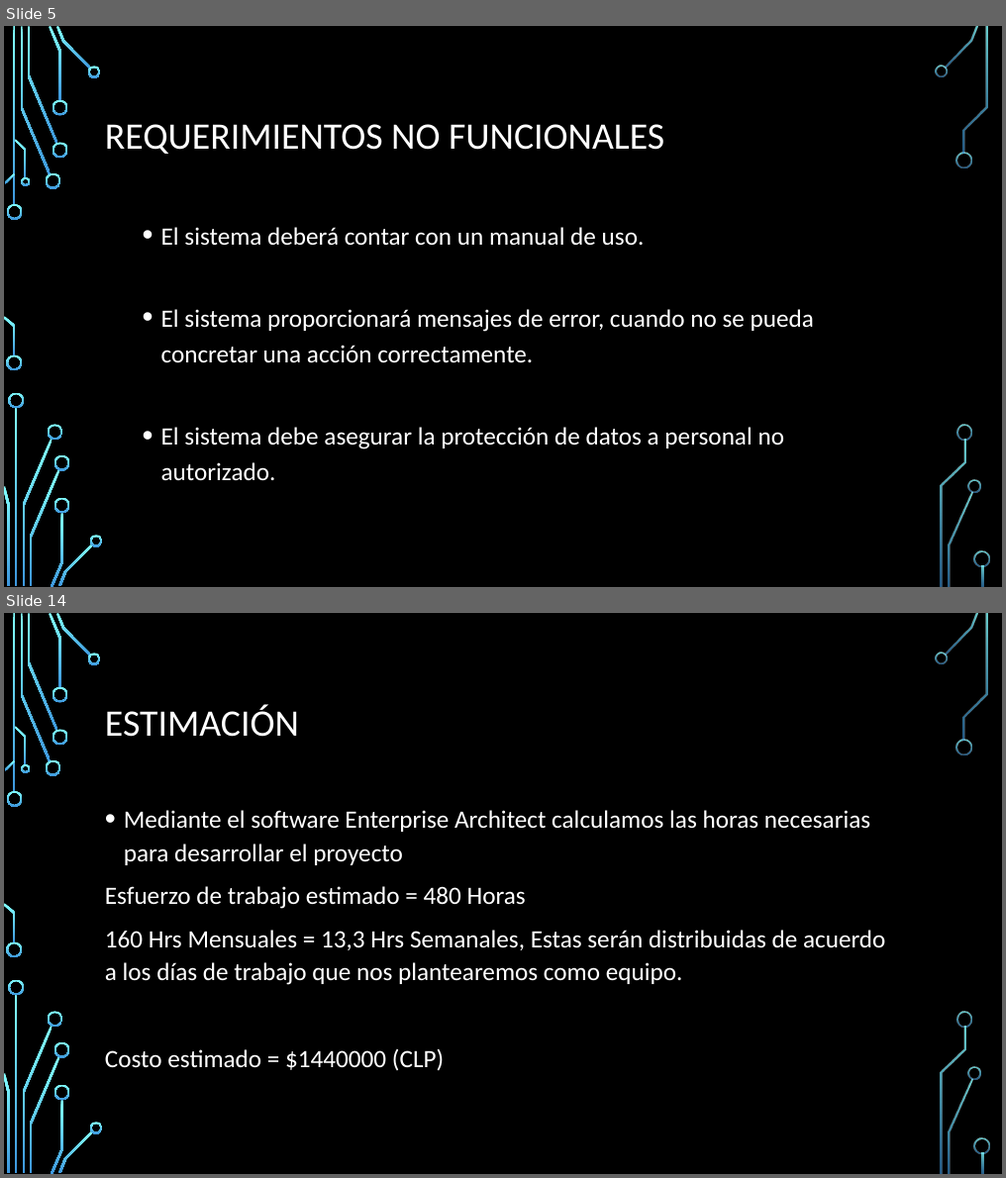
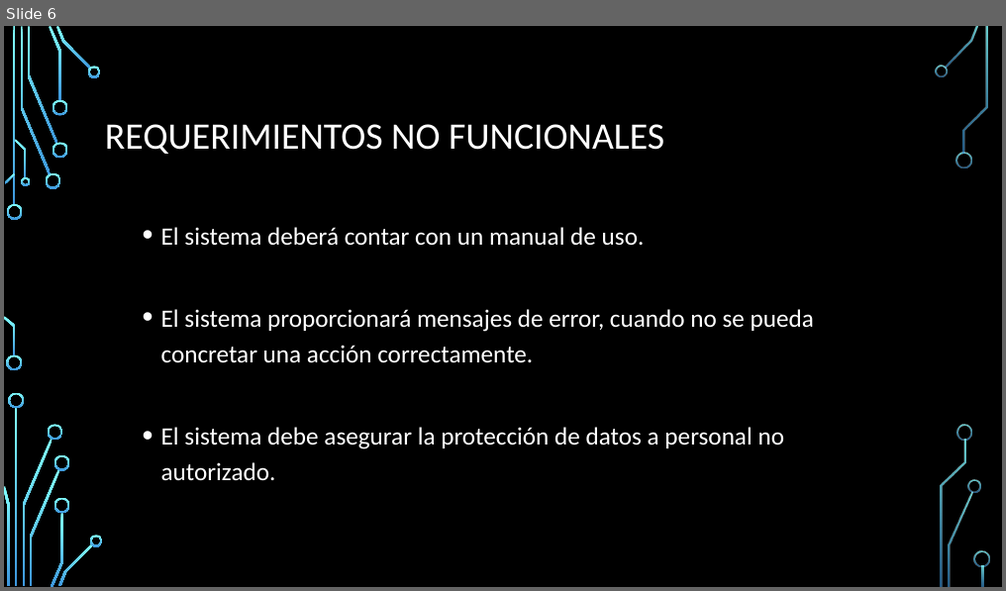
Before and after one commit to Adescafu/INFO264_Proyecto, a slide deck: presentacion.pptx. Shown one above the other, each under a label of ours: slides 5 and 14 before the commit, slide 6 after it; the slides between them are not shown. The pictures are 1006x1178 and 1006x591 pixels, drawn with LibreOffice and Linux fonts; fonts in the diff are those of the drawing; background and template pictures are left out. Boxes give left, top, right and bottom in pixels: in the first picture for what was removed or moved away, otherwise in the second. Text is boxed around its words. In the diff, an @@ line names an element or a change of style, - is before the commit and + after.

```diff
--- a/presentacion.pptx
+++ b/presentacion.pptx
@@ slide 14 removed at (x1=4, y1=613, x2=1002, y2=1174), background picture (left out); not listed: 36 template elements that a slide beside it also shows @@
@@ title removed at (x1=105, y1=704, x2=299, y2=737) @@
-ESTIMACIÓN
@@ text removed at (x1=105, y1=810, x2=885, y2=1071) @@
-• Mediante el software Enterprise Architect calculamos las horas necesarias para desarrollar el proyecto
-Esfuerzo de trabajo estimado = 480 Horas
-160 Hrs Mensuales = 13,3 Hrs Semanales, Estas serán distribuidas de acuerdo a los días de trabajo que nos plantearemos como equipo.
-Costo estimado = $1440000 (CLP)
@@ what was slide 5 is now slide 6 @@
```
Also in this commit, not shown: 7 slides changed, 2 slides added, 4 other slides removed.
